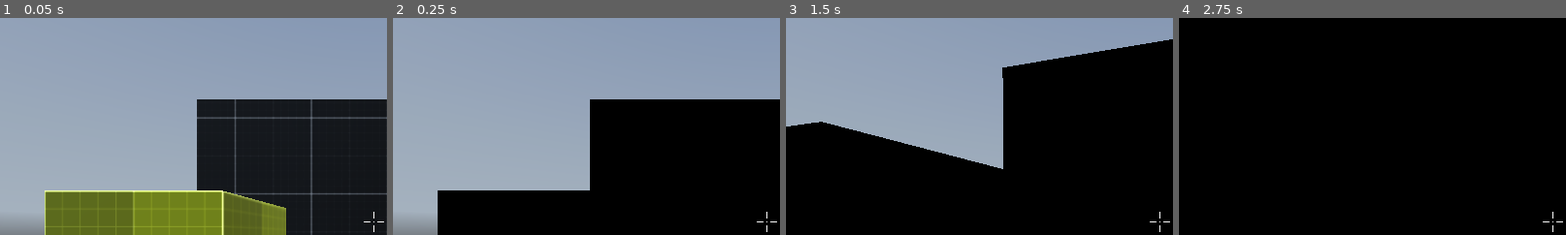
Above: before the commit, frames 1-4 (left to right).
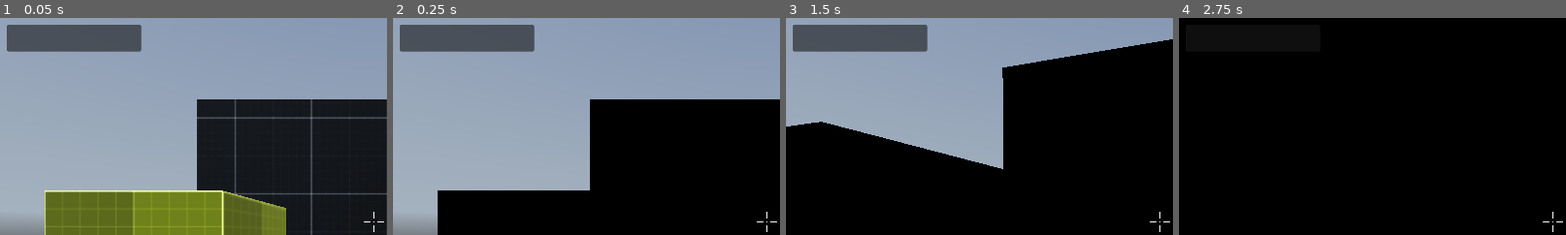
Above: after the commit, the same moments.

Repository: christiannoll/FPSGame
Game: Godot game, scene res://levels/level_001.tscn
The game is run twice, just before and just after one commit, with the same random seed, the same clock (stepped at 60 frames per second) and the same inputs. A sky picture missing from this copy of the repository is replaced by a grey-blue gradient.
Inputs (mouse positions are % of the whole screen's width and height, from its top left):
- Up to frame 1 (0.05 s): no input
- Up to frame 2 (0.25 s): no input
- Up to frame 3 (1.5 s): tap Enter at 0.5 s; move the mouse to (55, 50) at 0.52 s; hold C (crouch) 0.53-1.28 s; hold W (move_forward) from 0.53 s (still down); tap Space (jump) at 0.77 s; move the mouse to (45, 50) at 1.27 s; tap C (crouch) at 1.35 s
- Up to frame 4 (2.75 s): keep holding W (move_forward); tap Space (jump) at 1.52 s; move the mouse to (52, 48) at 2.02 s; hold C (crouch) from 2.03 s (still down)
The pictures show only the part of the screen within x 0-50%, y 0-50%; the shares and areas given below are measured in that part.

The runs differ from the first frame. In frame 1, 4.4% of the frame differs, in the area x 1-37%, y 3-16%; in frame 2, 4.4%; in frame 3, 4.4%; in frame 4, less than 0.1%.

Commit message:
Added DebugPanel

Diff:
--- a/controllers/fps_controller.tscn
+++ b/controllers/fps_controller.tscn
@@ -169,4 +169,12 @@
 points = PackedVector2Array(-5, 0, -15, 0)
 width = 2.0
 
+[node name="DebugPanel" type="PanelContainer" parent="UserInterface" unique_id=1489534110]
+custom_minimum_size = Vector2(200, 0)
+layout_mode = 0
+offset_left = 10.0
+offset_top = 10.0
+offset_right = 210.0
+offset_bottom = 50.0
+
 [connection signal="animation_started" from="AnimationPlayer" to="." method="_on_animation_player_animation_started"]
